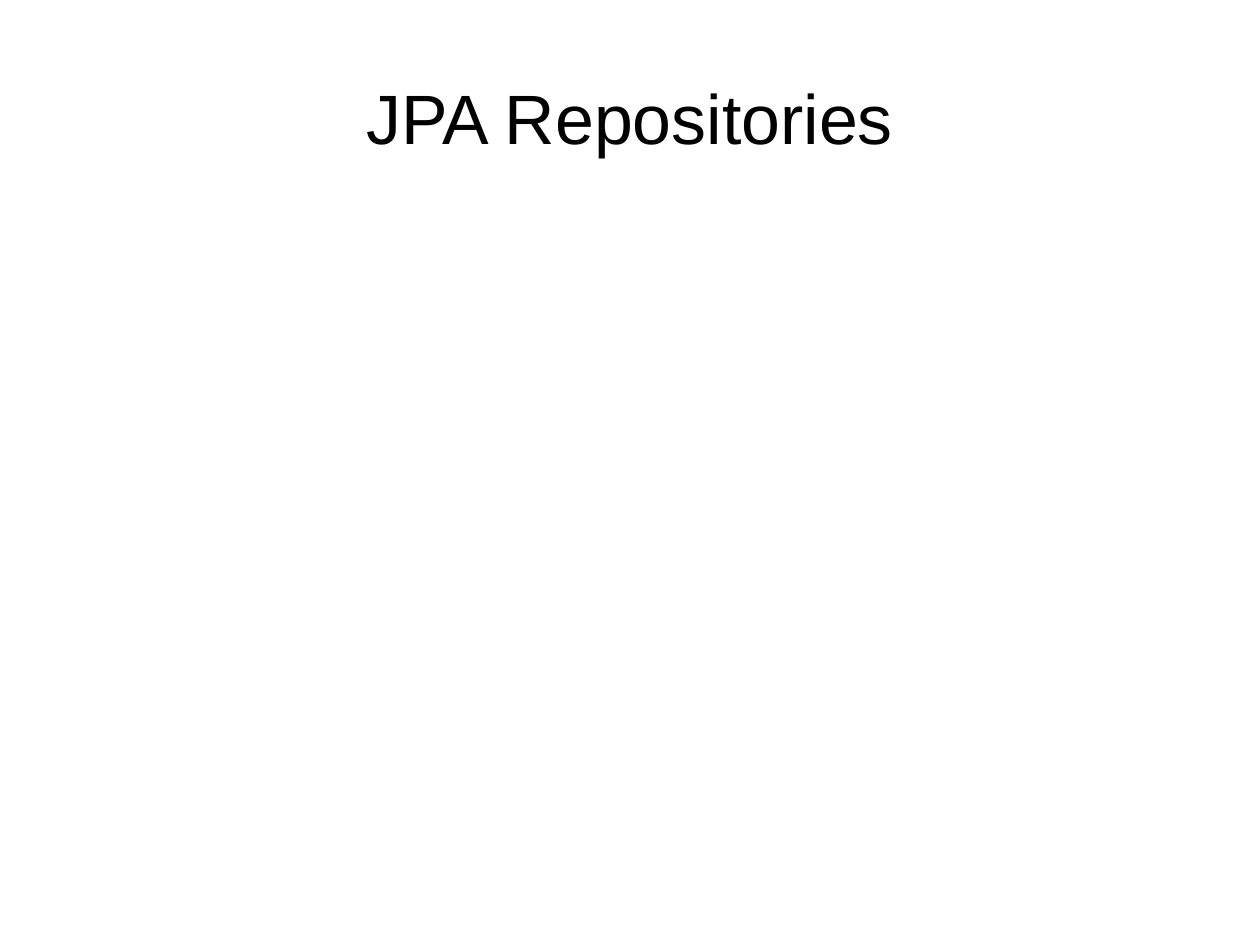
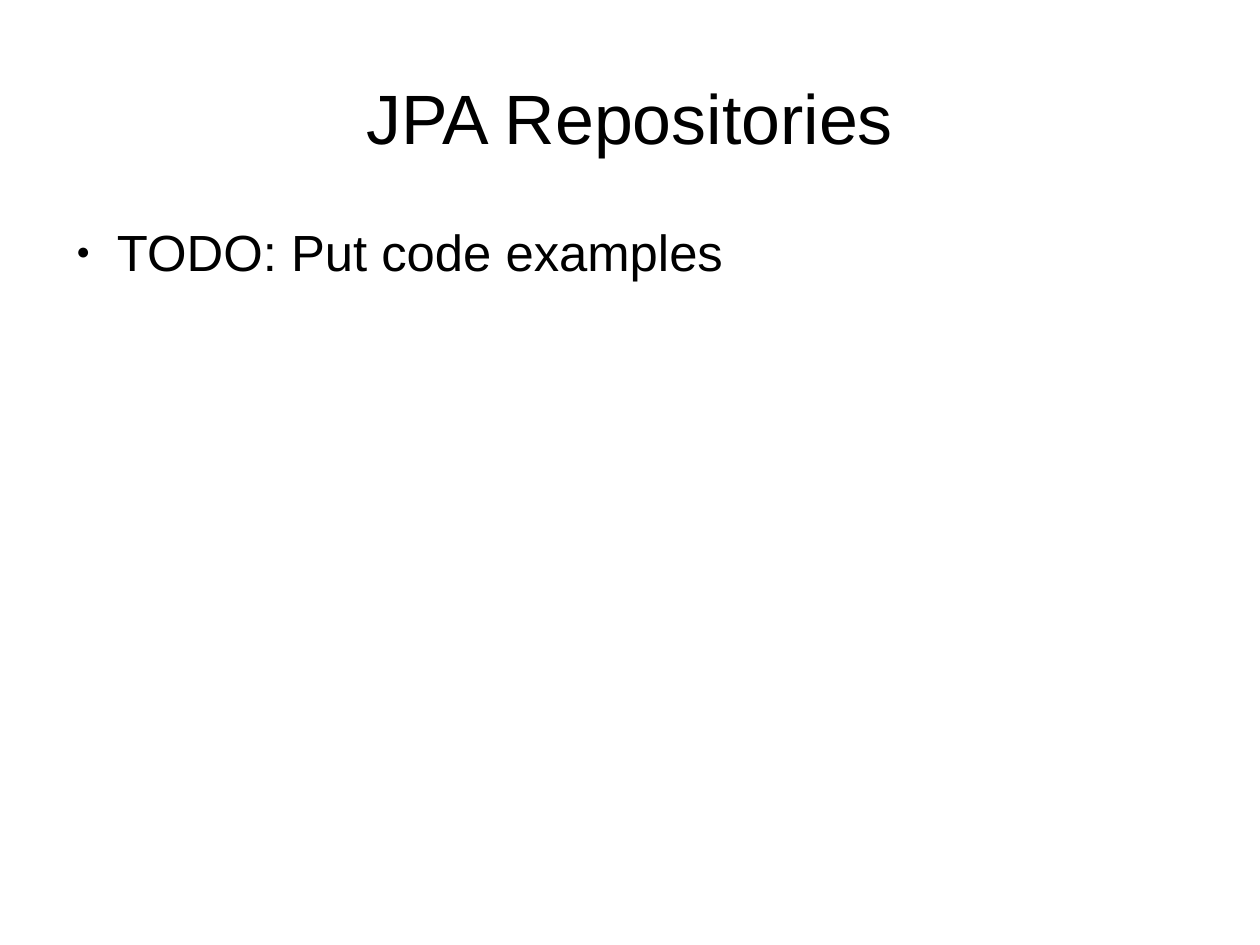
Before and after one commit to martinicr/spring-data-tech-talk, a slide deck: slide 8 of spring-data-mongodb.odp. Drawn at 1260x945 pixels with LibreOffice and Linux fonts; fonts in the diff are those of the drawing. Boxes give left, top, right and bottom in pixels: in the first picture for what was removed or moved away, otherwise in the second. Text is boxed around its words. In the diff, an @@ line names an element or a change of style, - is before the commit and + after.

Commit message:
Adding "Repositories" slide

```diff
--- a/spring-data-mongodb.odp
+++ b/spring-data-mongodb.odp
@@ text added at <box>117,234,723,282</box>, 32 pt, text #000000 @@
+● TODO: Put code examples
```
Also in this commit, not shown: 2 other slides changed.
